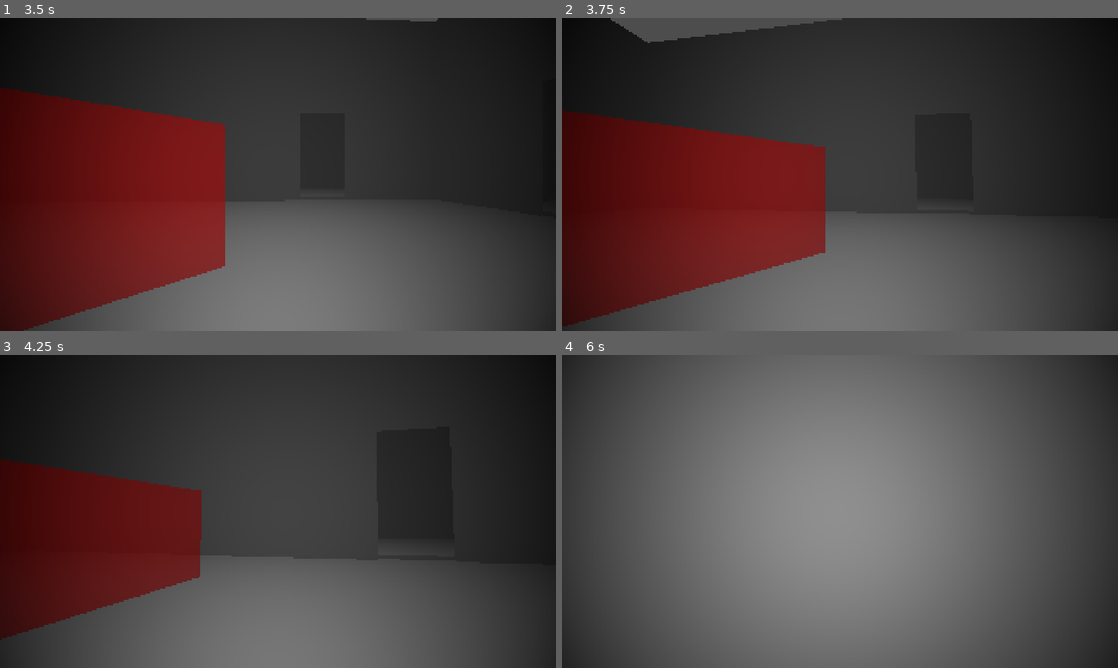
Above: before the commit, frames 1-4 (two rows, left to right).
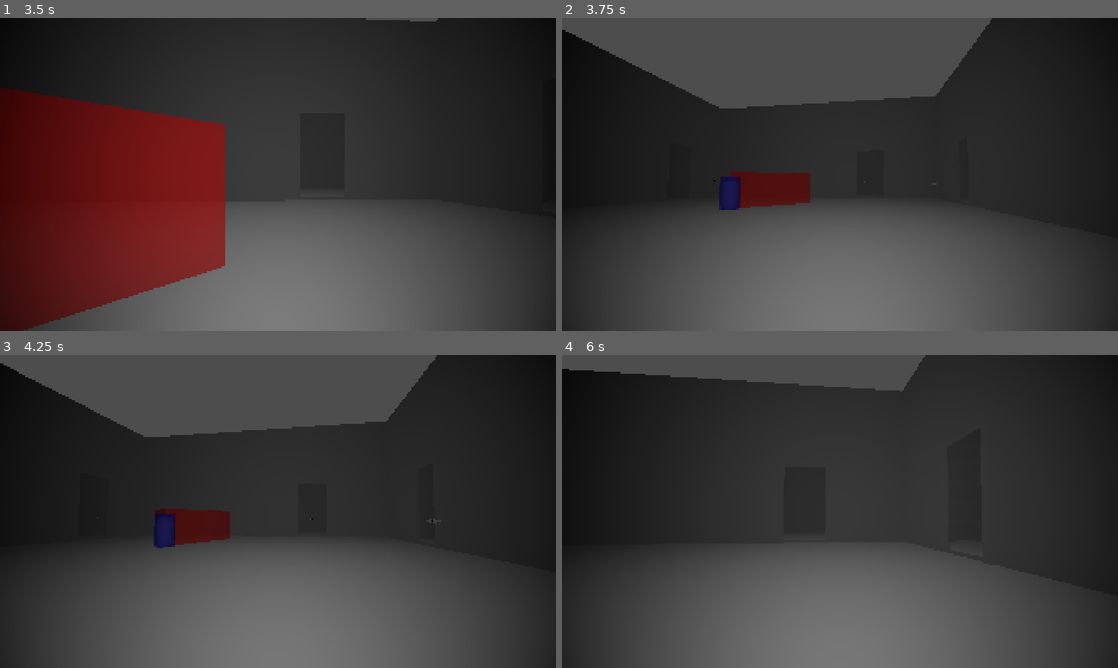
Above: after the commit, the same moments.

Repository: yuleedev/bandit-tails
Game: Godot game, scene res://Levels/main.tscn
Two runs of this game, one before a commit and one after it. Both use one fixed random seed, a clock stepped at 60 frames per second and the inputs below.
Inputs (mouse positions are in pixels of both pictures, inside the frame that each line leads up to):
- Up to frame 1 (3.5 s): tap Enter at 0.5 s; move the mouse to (272, 180) at 0.52 s; hold W (up) 0.53-2.78 s; tap E (interact) at 0.6 s; move the mouse to (316, 177) at 1.27 s; tap 0 at 1.35 s; move the mouse to (233, 171) at 2.02 s; tap 1 at 2.1 s; move the mouse to (283, 174) at 2.77 s; hold A (left) from 2.78 s (still down); tap 2 at 2.85 s
- Up to frame 2 (3.75 s): move the mouse to (817, 168) at 3.52 s; release A (left) at 3.53 s; hold W (up) from 3.53 s (still down); tap 3 at 3.6 s
- Up to frame 3 (4.25 s): keep holding W (up)
- Up to frame 4 (6 s): move the mouse to (867, 511) at 4.27 s; tap E (interact) at 4.35 s; move the mouse to (812, 511) at 5.02 s; tap 0 at 5.1 s; move the mouse to (851, 505) at 5.77 s; release W (up) at 5.78 s; hold D (right) from 5.78 s (still down); tap 1 at 5.85 s

Frame 1 is identical in both runs. In frame 2, 38% of the frame differs, in the area x 0-78%, y 0-99%; in frame 3, 29%; in frame 4, 67%, in the area x 0-98%, y 0-77%.

Commit message:
player position is reset when guard detects them

Diff:
--- a/Scripts/guard.gd
+++ b/Scripts/guard.gd
@@ -1,28 +1,30 @@
 extends Node3D
 
+## ================ [ FIELDS ] ================ ##
+var target: CharacterBody3D
 
-# Called when the node enters the scene tree for the first time.
+## ================ [ GODOT ] ================ ##
 func _ready() -> void:
-	pass # Replace with function body.
-
-
-# Called every frame. 'delta' is the elapsed time since the previous frame.
-func _process(delta: float) -> void:
 	pass
-
 
 func _on_vision_area_3d_body_entered(body: Node3D) -> void:
 	if body.is_in_group("player"):
 		print("guard has seen " + body.name)
+		target = body
+		target.global_position = Vector3(0, 1, 0)
 
 func _on_vision_area_3d_body_exited(body: Node3D) -> void:
 	if body.is_in_group("player"):
 		print("guard has unseen " + body.name)
+		target = null
 
 func _on_listening_area_3d_area_entered(area: Area3D) -> void:
 	if area.is_in_group("player"):
 		print("guard has heard " + area.name)
+		target = area.get_parent()
+		target.global_position = Vector3(0, 1, 0)
 
 func _on_listening_area_3d_area_exited(area: Area3D) -> void:
 	if area.is_in_group("player"):
 		print("guard has unheard " + area.name)
+		target = null
